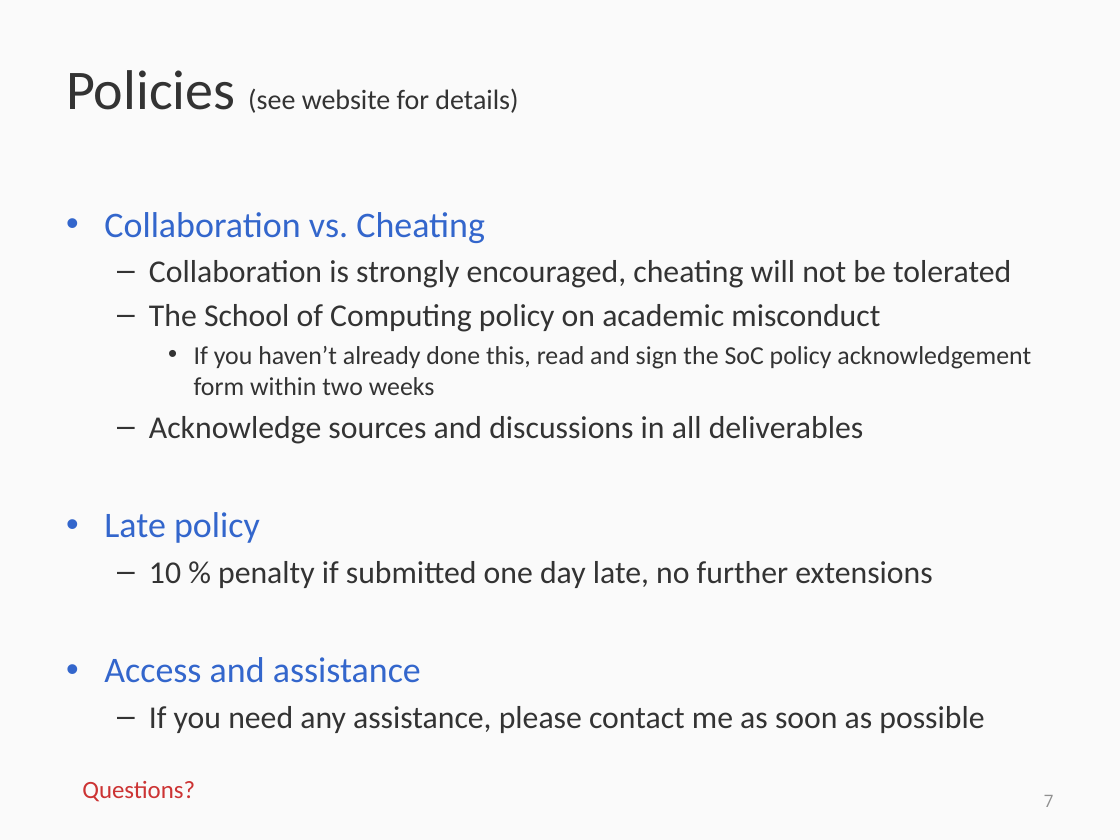
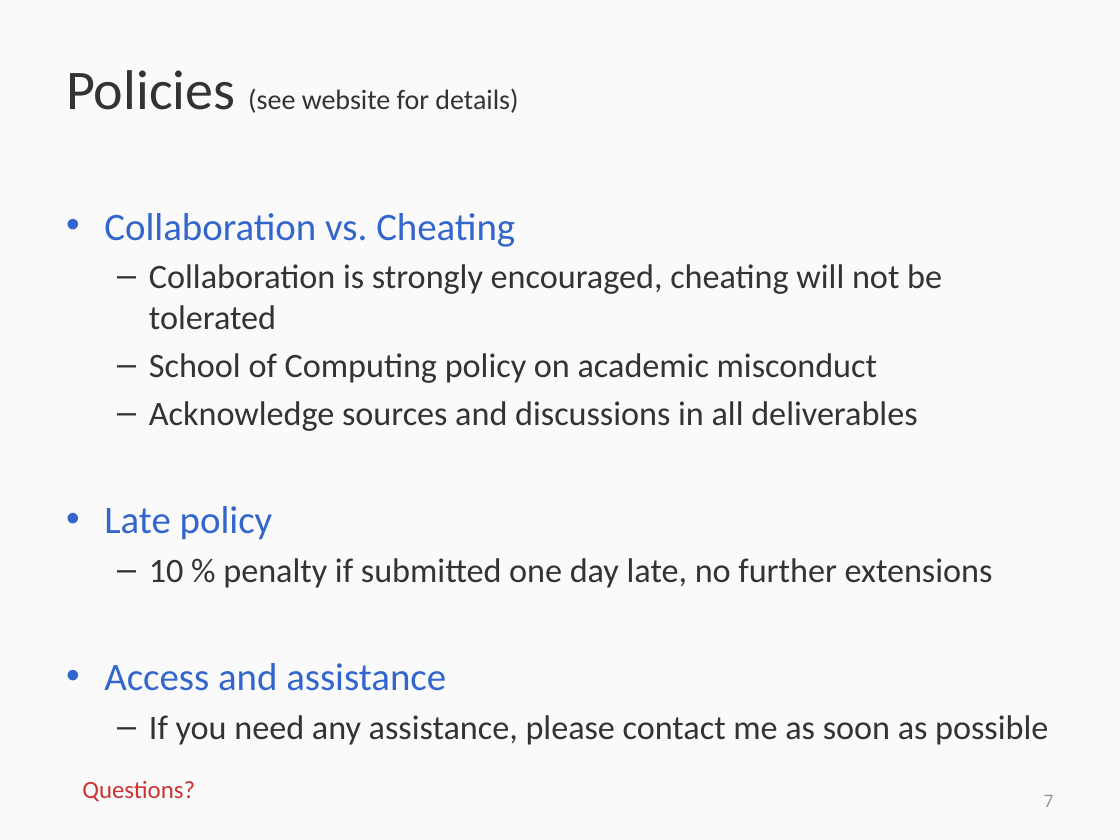
Before and after one commit to svivek/structured-prediction, a slide deck: slide 7 of slides/info/info.pptx. Drawn at 1120x840 pixels with LibreOffice and Linux fonts; fonts in the diff are those of the drawing. Boxes give left, top, right and bottom in pixels: in the first picture for what was removed or moved away, otherwise in the second. Text is boxed around its words. In the diff, an @@ line names an element or a change of style, - is before the commit and + after.

```diff
--- a/slides/info/info.pptx
+++ b/slides/info/info.pptx
@@ text at box(104, 213, 1048, 745): size 23.1 to 25 pt in "Collaboration vs. Cheating", "Late policy", "Access and assistance"; size 20.4 to 22 pt in "Collaboration is strongly encouraged, cheating will not ...", "Acknowledge sources and discussions in all deliverables", "10 % penalty if submitted one day ...", "If you need any assistance, please contact ..." @@
@@ text at box(149, 353, 877, 383): text changed; size 16.6 to 22 pt @@
-  – The School of Computing policy on academic misconduct
-    • If you haven’t already done this, read and sign the SoC policy acknowledgement form within two weeks
+  – School of Computing policy on academic misconduct
```
Also in this commit, not shown: 4 other slides changed, 3 other files.
